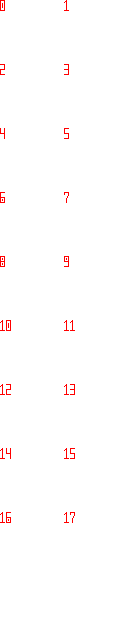
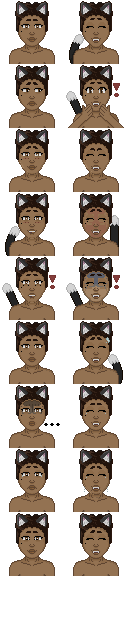
Layers edited between the first and the second 128×640 image:
removed group "Numbers" (22 layers) over (0, 0, 124, 576)
removed layer "$0" from group "Numbers" over (0, 0, 120, 114)
removed layer "$2" from group "Numbers" over (0, 0, 120, 178)
removed layer "$4" from group "Numbers" over (0, 50, 120, 242)
removed layer "$5" from group "Numbers" over (64, 50, 124, 242)
removed layer "$6" from group "Numbers" over (0, 114, 120, 306)
removed layer "$7" from group "Numbers" over (64, 114, 120, 306)
removed layer "$8" from group "Numbers" over (0, 178, 120, 370)
removed layer "$9" from group "Numbers" over (64, 178, 122, 370)
removed layer "$10" from group "Numbers" over (0, 242, 60, 434)
removed layer "$11" from group "Numbers" over (64, 242, 123, 434)
removed layer "$12" from group "Numbers" over (0, 306, 60, 498)
removed layer "$13" from group "Numbers" over (64, 306, 123, 498)
removed layer "$15" from group "Numbers" over (64, 370, 123, 562)
showed group "All" (49 layers) over (0, 0, 124, 576)
painted on "0 - Neutral" over (0, 0, 124, 576)
painted on "1 - Closed Eyes (Laughing)" over (0, 0, 124, 192)
painted on "2 - Sad" over (0, 64, 124, 576)
painted on "3 - Excited" over (0, 64, 124, 576)
added layer "Facial Reconstruction Merged" in group "Row 3: 4,5" over (0, 0, 124, 576)
painted on "5 - Angry/Irritated" over (0, 128, 123, 576)
painted on "8 - Shock (Neutral)" over (0, 256, 123, 576)
painted on "13 - Crying (Smile)" over (0, 384, 119, 576)
moved "Tail" into group "Completed" over (0, 0, 124, 576)
…and 9 more changes (9 removed)
